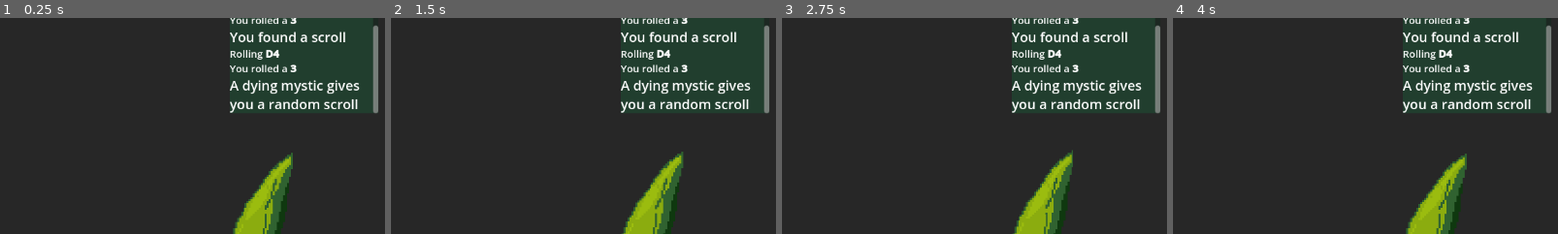
Above: before the commit, frames 1-4 (left to right).
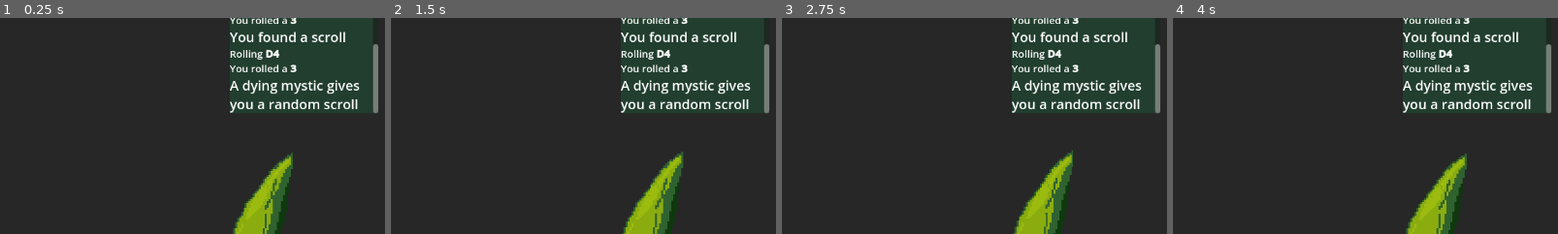
Above: after the commit, the same moments.

Repository: Lefrec/dark_fort
Game: Godot game, scene res://scenes/main.tscn
Same seed, same stepped clock (60 frames per second), same inputs: the game is played once before the commit and once after it.
Inputs:
- Up to frame 1 (0.25 s): no input
- Up to frame 2 (1.5 s): no input
- Up to frame 3 (2.75 s): no input
- Up to frame 4 (4 s): no input
The pictures show only the part of the screen within x 50-100%, y 9-59%; the shares and areas given below are measured in that part.

The runs differ from the first frame. In frame 1, 0.1% of the frame differs, in the area x 96-99%, y 3-13%; in frame 2, 0.1%; in frame 3, 0.1%; in frame 4, 0.1%.

Commit message:
fin du CM

Diff:
--- a/dark-fort-project/scripts/dungeon.gd
+++ b/dark-fort-project/scripts/dungeon.gd
@@ -30,15 +30,12 @@
 	}
 	match door_roll :
 		1 :
-			Library.logs("You find a random item")
 			new_entrance.event = "You find a random item"
 		2 :
-			Library.logs("A WEAK MONSTER stands guards")
 			new_entrance.event = "A WEAK MONSTER stands guards"
 		3 :
-			Library.logs("A dying mystic gives you a random scroll")
 			new_entrance.event = "A dying mystic gives you a random scroll"
 		4 :
-			Library.logs("The entrance is eerily quiet and desolate")
 			new_entrance.event = "The entrance is eerily quiet and desolate"
+	Library.logs(new_entrance.event)
 	return new_entrance
--- a/dark-fort-project/scripts/kargunt.gd
+++ b/dark-fort-project/scripts/kargunt.gd
@@ -27,6 +27,7 @@
 	spawn_kargunt()
 
 func spawn_kargunt():
+	Library.logs("[u]THE CATACOMB ROGUE[/u] enters the stage")
 	#defining base stats
 	currentHP = maxHP
 	silver = 15 + Library.roll(6,0)
--- a/dark-fort-project/scripts/library.gd
+++ b/dark-fort-project/scripts/library.gd
@@ -2,9 +2,6 @@
 
 @onready var logsRichText = get_node("/root/Main/UI/LogsRichText")
 
-
-func _ready():
-	pass
 
 const base_weapon = {
 	"warhammer" : {"type":"weapon","name":"warhammer","price":9,"dmg_dice":6,"dmg_bonus":0,"hit_bonus":0},
